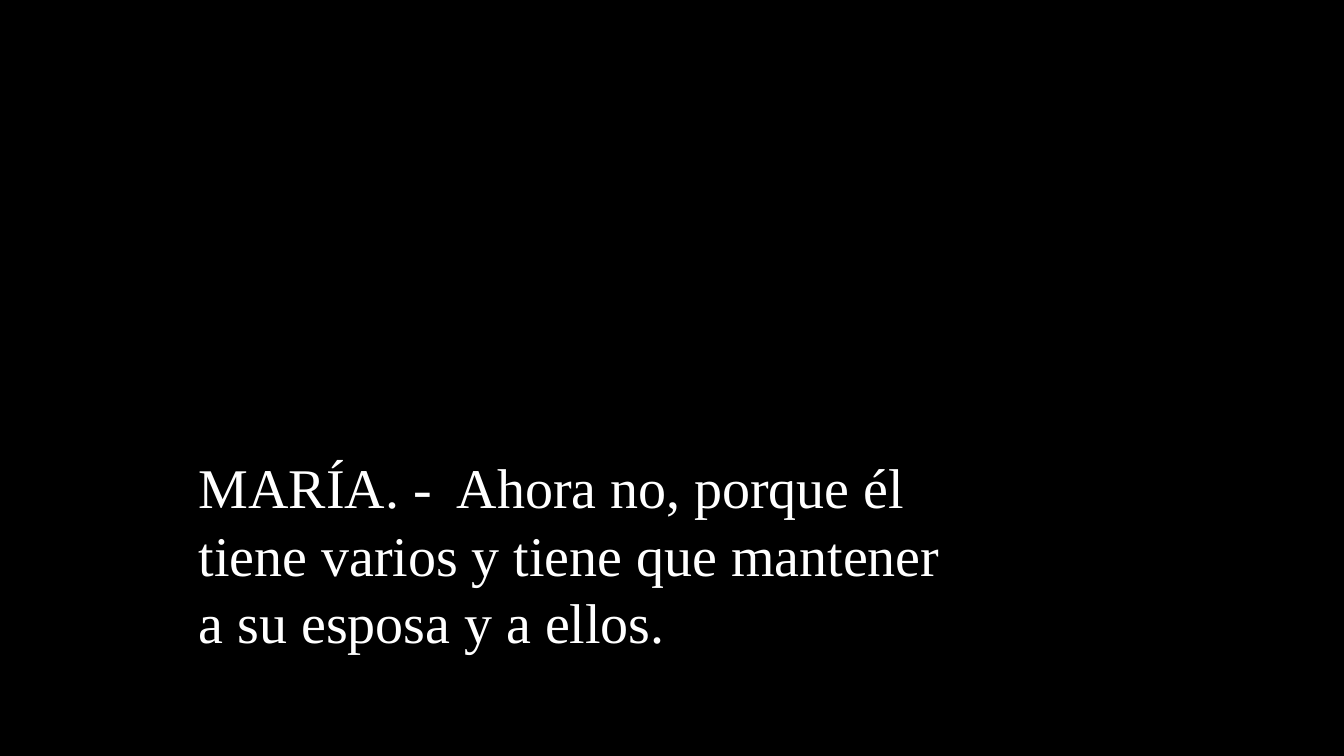
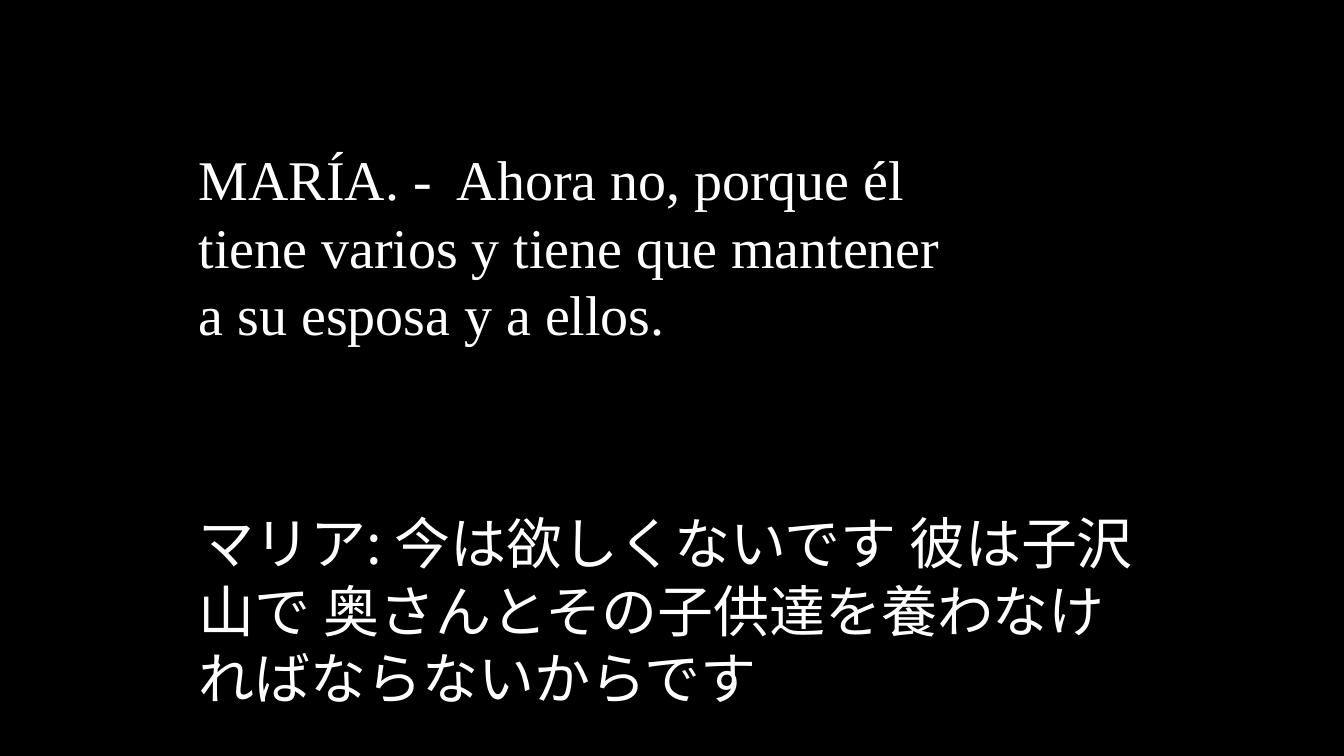
Before and after one commit to oulcggc/lang-drama-caption, a slide deck: slide 144 of complete-cap.pptx. Drawn at 1344x756 pixels with LibreOffice and Linux fonts; fonts in the diff are those of the drawing. Boxes give left, top, right and bottom in pixels: in the first picture for what was removed or moved away, otherwise in the second. Text is boxed around its words. In the diff, an @@ line names an element or a change of style, - is before the commit and + after.

```diff
--- a/complete-cap.pptx
+++ b/complete-cap.pptx
@@ text "MARÍA. - Ahora no, porque ...": place and size @@
-text "MARÍA. - Ahora no, porque ..." at [199,465,939,653]
+text "MARÍA. - Ahora no, porque ..." at [199,157,939,345]
@@ text added at [199,516,1133,702], 40 pt, text #FFFFFF @@
+マリア: 今は欲しくないです 彼は子沢山で 奥さんとその子供達を養わなければならないからです
```
Also in this commit, not shown: 147 other slides changed, 12 slides added, 12 slides removed, 3 other files.
